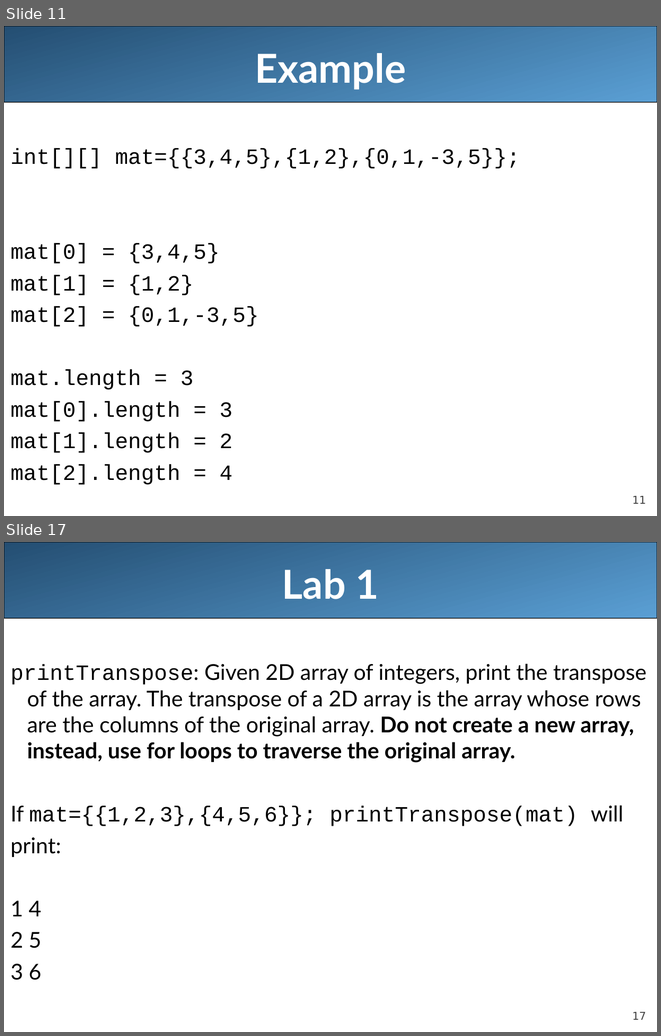
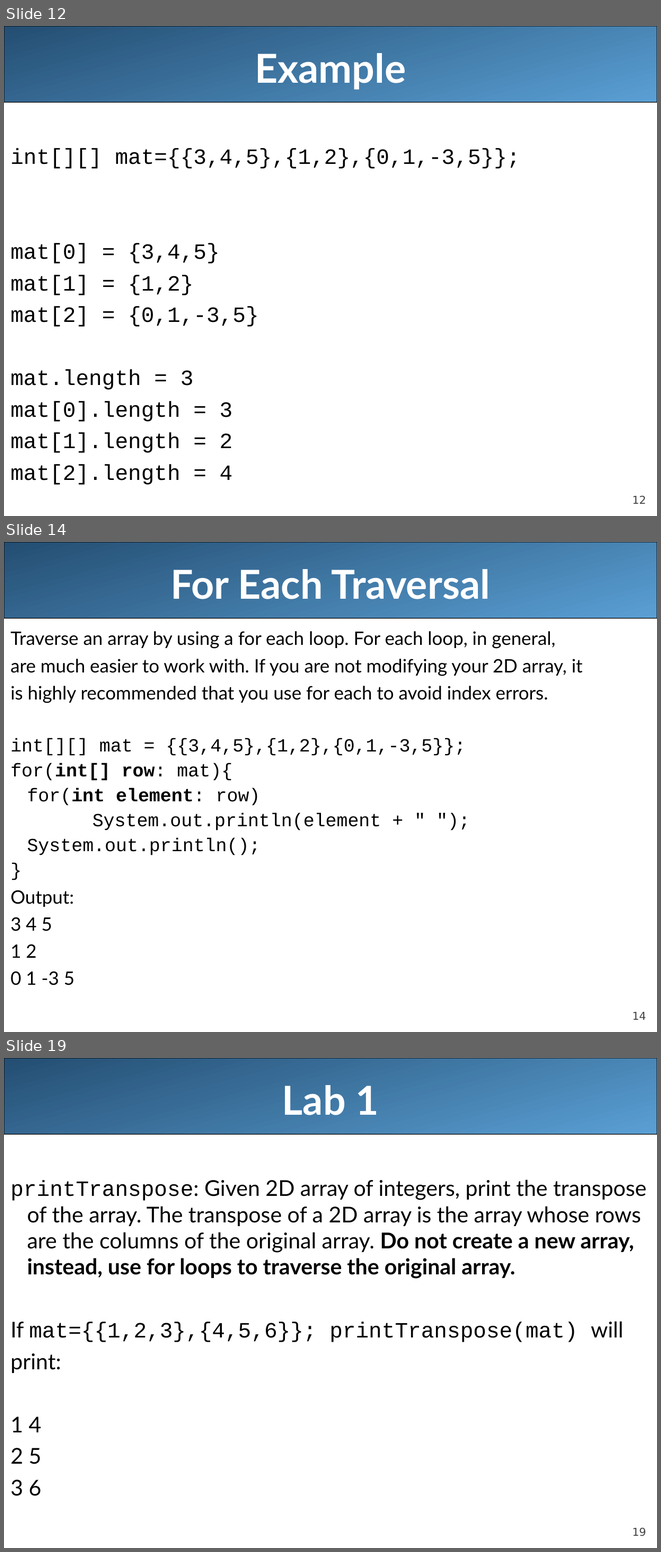
Before and after one commit to LongBaoNguyen/longbaonguyen.github.io, a slide deck: courses/apcsa/lecture20.ppt. Shown one above the other, each under a label of ours: slides 11 and 17 before the commit, slides 12, 14 and 19 after it; the slides between them are not shown. The pictures are 661x1036 and 661x1552 pixels, drawn with LibreOffice and Linux fonts; fonts in the diff are those of the drawing. Boxes give left, top, right and bottom in pixels: in the first picture for what was removed or moved away, otherwise in the second. Text is boxed around its words. In the diff, an @@ line names an element or a change of style, - is before the commit and + after.

```diff
--- a/courses/apcsa/lecture20.ppt
+++ b/courses/apcsa/lecture20.ppt
@@ slide 14 added at (x1=4, y1=542, x2=657, y2=1032), background #FFFFFF; not listed: 2 template elements that a slide beside it also shows @@
@@ title added at (x1=170, y1=569, x2=490, y2=599), 44 pt, text #FFFFFF, bold @@
+For Each Traversal
@@ text added at (x1=10, y1=631, x2=583, y2=985), 20.4 pt, text #000000 @@
+Traverse an array by using a for each loop. For each loop, in general,
+are much easier to work with. If you are not modifying your 2D array, it
+is highly recommended that you use for each to avoid index errors.
+int[][] mat = {{3,4,5},{1,2},{0,1,-3,5}};
+for(int[] row: mat){
+for(int element: row)
+System.out.println(element + " ");
+System.out.println();
+}
+Output:
+3 4 5
+1 2
+0 1 -3 5
@@ what was slide 11 is now slide 12 @@
@@ page number at (x1=632, y1=496, x2=646, y2=504): text changed @@
-11
+12
@@ what was slide 17 is now slide 19 @@
@@ page number at (x1=632, y1=1528, x2=646, y2=1536): text changed @@
-17
+19
```
Also in this commit, not shown: 7 slides changed, 1 other slide added, 2 slides removed, 18 other files.
